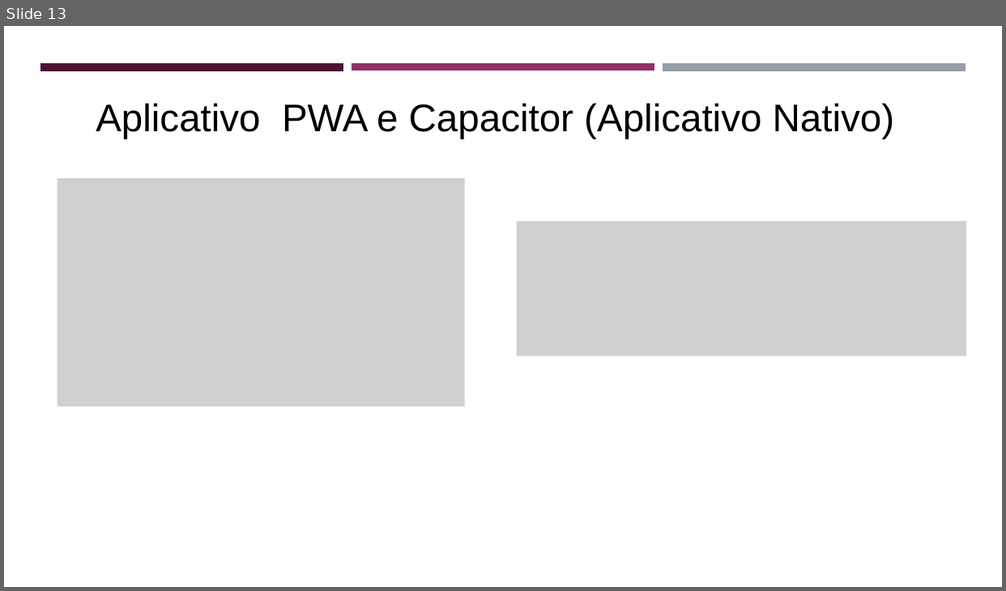
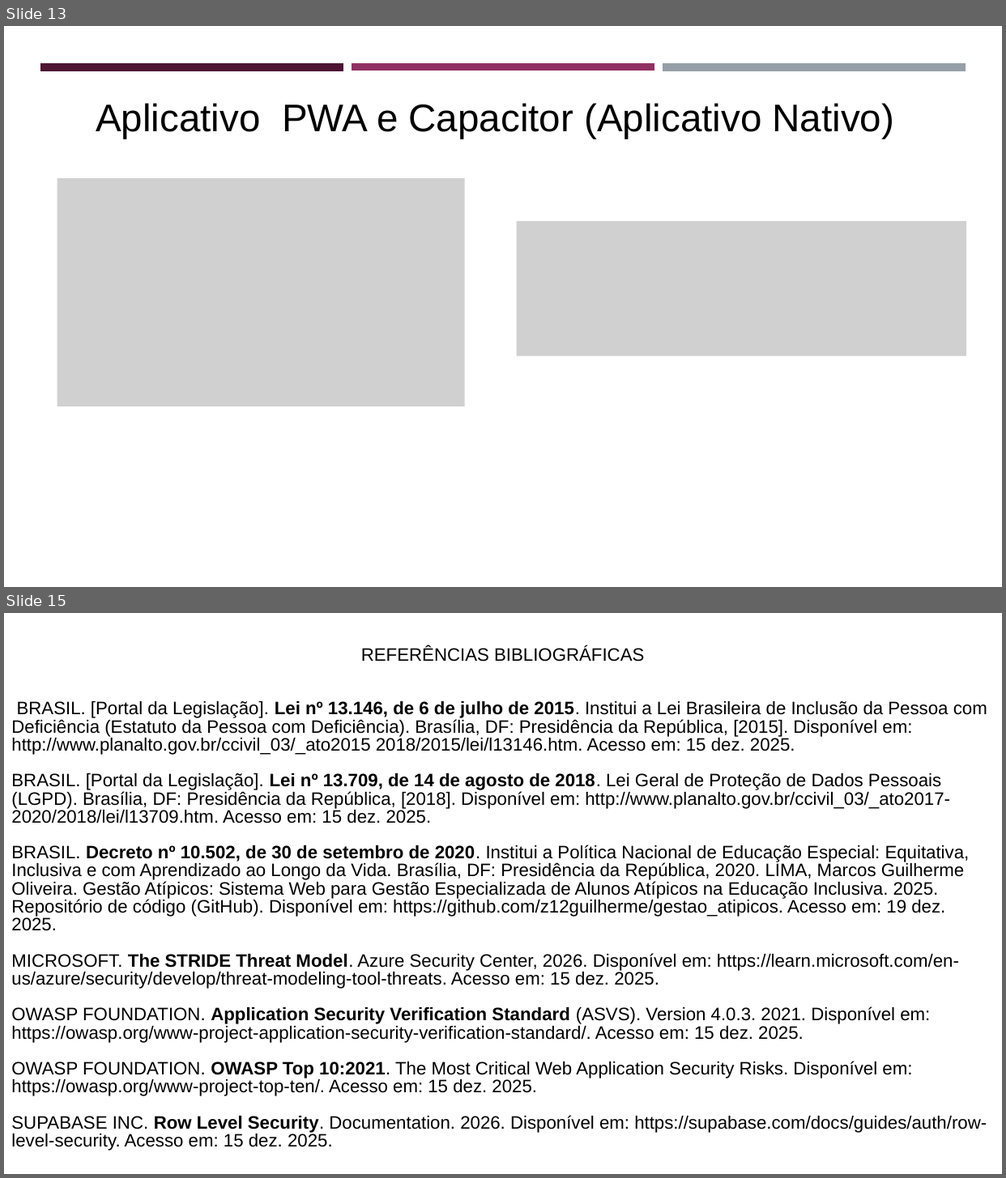
Before and after one commit to z12guilherme/gestao_atipicos, a slide deck: tcc/TCC - Slides.pptx. Shown one above the other, each under a label of ours: slide 13 before the commit, slides 13 and 15 after it; the slides between them are not shown. The pictures are 1006x591 and 1006x1178 pixels, drawn with LibreOffice and Linux fonts; fonts in the diff are those of the drawing; grey boxes stand for pictures. Boxes give left, top, right and bottom in pixels: in the first picture for what was removed or moved away, otherwise in the second. Text is boxed around its words. In the diff, an @@ line names an element or a change of style, - is before the commit and + after.

```diff
--- a/tcc/TCC - Slides.pptx
+++ b/tcc/TCC - Slides.pptx
@@ slide 15 added at (4,613,1002,1174), background #FFFFFF @@
@@ text added at (11,646,987,1151), 26 pt, text #000000 @@
+REFERÊNCIAS BIBLIOGRÁFICAS
+BRASIL. [Portal da Legislação]. Lei nº 13.146, de 6 de julho de 2015. Institui a Lei Brasileira de Inclusão da Pessoa com Deficiência (Estatuto da Pessoa com Deficiência). Brasília, DF: Presidência da República, [2015]. Disponível em: http://www.planalto.gov.br/ccivil_03/_ato2015 2018/2015/lei/l13146.htm. Acesso em: 15 dez. 2025.
+BRASIL. [Portal da Legislação]. Lei nº 13.709, de 14 de agosto de 2018. Lei Geral de Proteção de Dados Pessoais (LGPD). Brasília, DF: Presidência da República, [2018]. Disponível em: http://www.planalto.gov.br/ccivil_03/_ato2017-2020/2018/lei/l13709.htm. Acesso em: 15 dez. 2025.
+BRASIL. Decreto nº 10.502, de 30 de setembro de 2020. Institui a Política Nacional de Educação Especial: Equitativa, Inclusiva e com Aprendizado ao Longo da Vida. Brasília, DF: Presidência da República, 2020. LIMA, Marcos Guilherme Oliveira. Gestão Atípicos: Sistema Web para Gestão Especializada de Alunos Atípicos na Educação Inclusiva. 2025. Repositório de código (GitHub). Disponível em: https://github.com/z12guilherme/gestao_atipicos. Acesso em: 19 dez. 2025.
+MICROSOFT. The STRIDE Threat Model. Azure Security Center, 2026. Disponível em: https://learn.microsoft.com/en-us/azure/security/develop/threat-modeling-tool-threats. Acesso em: 15 dez. 2025.
+OWASP FOUNDATION. Application Security Verification Standard (ASVS). Version 4.0.3. 2021. Disponível em: https://owasp.org/www-project-application-security-verification-standard/. Acesso em: 15 dez. 2025.
+OWASP FOUNDATION. OWASP Top 10:2021. The Most Critical Web Application Security Risks. Disponível em: https://owasp.org/www-project-top-ten/. Acesso em: 15 dez. 2025.
+SUPABASE INC. Row Level Security. Documentation. 2026. Disponível em: https://supabase.com/docs/guides/auth/row-level-security. Acesso em: 15 dez. 2025.
```
Also in this commit, not shown: 9 slides changed.
